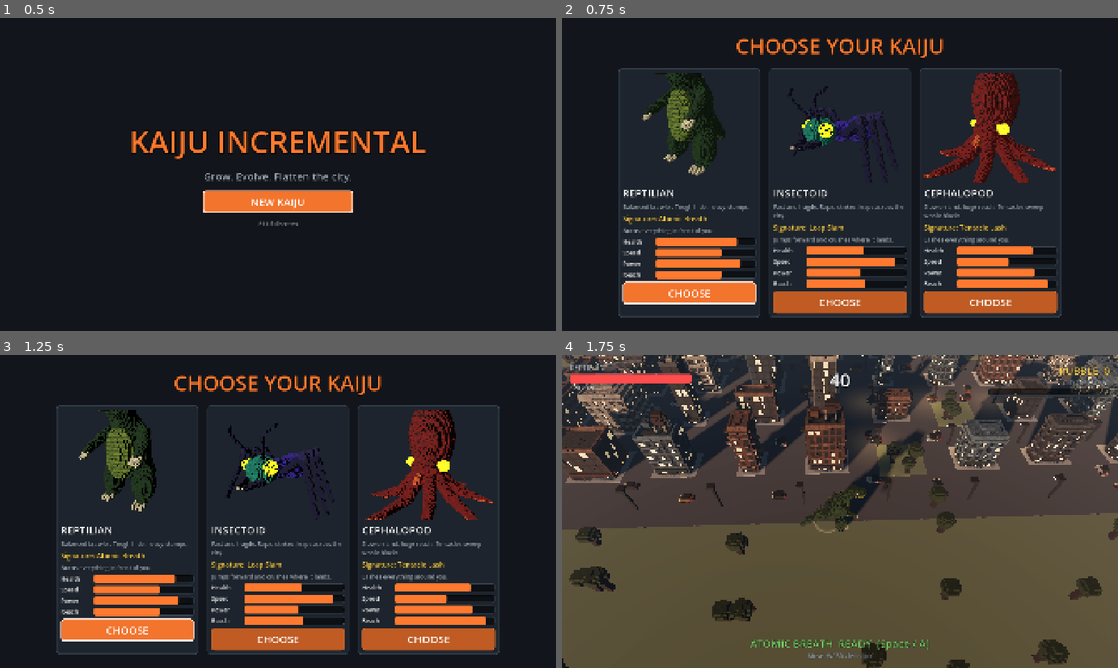
Above: before the commit, frames 1-4 (two rows, left to right).
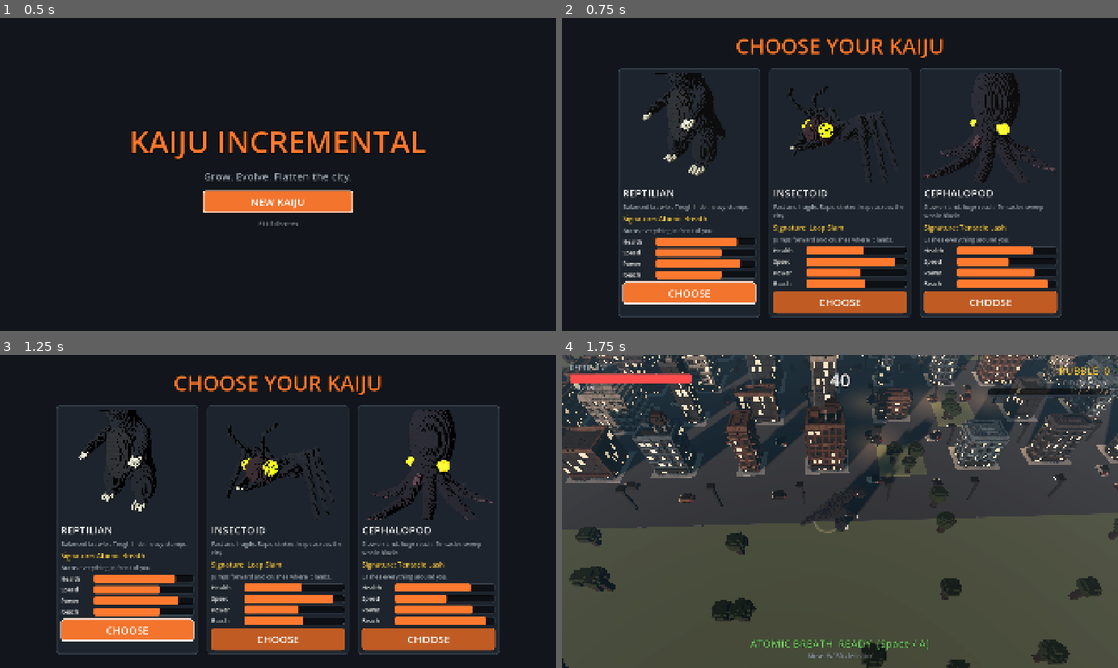
Above: after the commit, the same moments.

Repository: gabebartolo-spec/Kaiju-Incremental
Game: Godot game, scene res://scenes/main.tscn
Same seed, same stepped clock (60 frames per second), same inputs: the game is played once before the commit and once after it.
Inputs (mouse positions are in pixels of both pictures, inside the frame that each line leads up to):
- Up to frame 1 (0.5 s): no input
- Up to frame 2 (0.75 s): click "NEW KAIJU" at 0.5 s
- Up to frame 3 (1.25 s): no input
- Up to frame 4 (1.75 s): move the mouse to (962, 495) at 1.27 s; hold D (move_right) from 1.28 s (still down); tap Space (signature) at 1.35 s

Frame 1 is identical in both runs. In frame 2, 4.0% of the frame differs, in the area x 14-89%, y 17-53%; in frame 3, 3.4%; in frame 4, 2.6%.

Commit message:
Reference look: ragged carving, smoke and embers, blue-hour grade, Jolt debris, voxelizer pipeline
Co-Authored-By: Claude Opus 5.5 <noreply@anthropic.com>

Diff:
--- a/data/looks.json
+++ b/data/looks.json
@@ -4,22 +4,22 @@
 		{
 			"id": "concrete",
 			"label": "C",
-			"name": "Concrete Realism (evening)",
-			"sky_top": "2e4466",
-			"sky_horizon": "e6a26e",
-			"ambient": 0.38,
-			"sun_color": "ffb27a",
-			"sun_energy": 1.15,
-			"sun_pitch": -14,
-			"fog_color": "8f98a8",
-			"fog_density": 0.002,
-			"saturation": 0.95,
-			"contrast": 1.12,
-			"glow": 0.6,
+			"name": "Concrete Realism (blue hour)",
+			"sky_top": "1c2f48",
+			"sky_horizon": "b88468",
+			"ambient": 0.9,
+			"sun_color": "ffb48a",
+			"sun_energy": 0.75,
+			"sun_pitch": -12,
+			"fog_color": "6a8090",
+			"fog_density": 0.004,
+			"saturation": 0.9,
+			"contrast": 1.15,
+			"glow": 0.7,
 			"voxel_inset": 0.99,
 			"color_noise": 0.08,
-			"window_lit": 0.22,
-			"window_glow": 1.0,
+			"window_lit": 0.28,
+			"window_glow": 1.3,
 			"accent_glow": 0.0,
 			"kaiju_lift": 0.0,
 			"styles": [
@@ -35,7 +35,8 @@
 			"outskirts": "5d6b4a",
 			"asphalt": "3e4044",
 			"lot": "8c8a84",
-			"lamp_energy": 2.2
+			"lamp_energy": 2.6,
+			"ambient_color": "4d6a80"
 		}
 	]
 }
--- a/data/species.json
+++ b/data/species.json
@@ -1,28 +1,82 @@
 {
 	"species": [
 		{
-			"id": "reptilian", "name": "Reptilian",
+			"id": "reptilian",
+			"name": "Reptilian",
 			"blurb": "Balanced brawler. Tough hide, heavy stomps.",
-			"ability": {"type": "cone", "name": "Atomic Breath", "hint": "Burns everything in front of you."},
-			"stats": {"hp": 120, "speed": 5.0, "stomp_damage": 10, "stomp_radius": 2.5, "stomp_interval": 0.7,
-				"ability_damage": 30, "ability_cooldown": 7.0, "ability_range": 9.0},
-			"colors": {"body": "4f7d3a", "belly": "a8b86a", "accent": "2e4a24", "eye": "ff5a1f"}
+			"ability": {
+				"type": "cone",
+				"name": "Atomic Breath",
+				"hint": "Burns everything in front of you."
+			},
+			"stats": {
+				"hp": 120,
+				"speed": 5.0,
+				"stomp_damage": 10,
+				"stomp_radius": 2.5,
+				"stomp_interval": 0.7,
+				"ability_damage": 30,
+				"ability_cooldown": 7.0,
+				"ability_range": 9.0
+			},
+			"colors": {
+				"body": "2c3127",
+				"belly": "5a5640",
+				"accent": "161a14",
+				"eye": "ff4a14"
+			}
 		},
 		{
-			"id": "insectoid", "name": "Insectoid",
+			"id": "insectoid",
+			"name": "Insectoid",
 			"blurb": "Fast and fragile. Rapid strikes, leaps across the city.",
-			"ability": {"type": "leap", "name": "Leap Slam", "hint": "Jumps forward and crushes where it lands."},
-			"stats": {"hp": 80, "speed": 7.0, "stomp_damage": 6, "stomp_radius": 2.2, "stomp_interval": 0.45,
-				"ability_damage": 22, "ability_cooldown": 4.5, "ability_range": 4.0},
-			"colors": {"body": "7a5cc8", "belly": "2fb8a6", "accent": "3e2f78", "eye": "ffe14d"}
+			"ability": {
+				"type": "leap",
+				"name": "Leap Slam",
+				"hint": "Jumps forward and crushes where it lands."
+			},
+			"stats": {
+				"hp": 80,
+				"speed": 7.0,
+				"stomp_damage": 6,
+				"stomp_radius": 2.2,
+				"stomp_interval": 0.45,
+				"ability_damage": 22,
+				"ability_cooldown": 4.5,
+				"ability_range": 4.0
+			},
+			"colors": {
+				"body": "2a1f1c",
+				"belly": "6e3a1e",
+				"accent": "120d0c",
+				"eye": "d8ff2a"
+			}
 		},
 		{
-			"id": "cephalopod", "name": "Cephalopod",
+			"id": "cephalopod",
+			"name": "Cephalopod",
 			"blurb": "Slow on land, huge reach. Tentacles sweep whole blocks.",
-			"ability": {"type": "ring", "name": "Tentacle Lash", "hint": "Lashes everything around you."},
-			"stats": {"hp": 110, "speed": 3.8, "stomp_damage": 9, "stomp_radius": 3.6, "stomp_interval": 0.8,
-				"ability_damage": 26, "ability_cooldown": 6.0, "ability_range": 8.0},
-			"colors": {"body": "b8452f", "belly": "f0a070", "accent": "6e2418", "eye": "ffe14d"}
+			"ability": {
+				"type": "ring",
+				"name": "Tentacle Lash",
+				"hint": "Lashes everything around you."
+			},
+			"stats": {
+				"hp": 110,
+				"speed": 3.8,
+				"stomp_damage": 9,
+				"stomp_radius": 3.6,
+				"stomp_interval": 0.8,
+				"ability_damage": 26,
+				"ability_cooldown": 6.0,
+				"ability_range": 8.0
+			},
+			"colors": {
+				"body": "4a2a36",
+				"belly": "9a7a78",
+				"accent": "1e1016",
+				"eye": "ffd23a"
+			}
 		}
 	]
 }
--- a/project.godot
+++ b/project.godot
@@ -37,3 +37,7 @@
 [rendering]
 
 anti_aliasing/quality/msaa_3d=2
+
+[physics]
+
+3d/physics_engine="Jolt Physics"
--- a/scenes/building_view.gd
+++ b/scenes/building_view.gd
@@ -50,6 +50,45 @@
 	return out
 
 
+## Bites ragged edges into the chunks around a hole, so walls look chewed rather than cut
+## along the chunk grid: voxels of standing neighbours within a voxel or two of the broken
+## chunks vanish at random. Cosmetic only; the sim's chunks are unchanged.
+func chip(broken: Array[Vector3i], rng: RandomNumberGenerator) -> Array[Dictionary]:
+	var res := BuildingVoxels.RES
+	var gone := {}
+	for c: Vector3i in broken:
+		gone[c] = true
+	var out: Array[Dictionary] = []
+	var seen := {}
+	for c: Vector3i in broken:
+		var lo := c * res
+		var hi := lo + Vector3i(res - 1, res - 1, res - 1)
+		for dx: int in range(-1, 2):
+			for dy: int in range(-1, 2):
+				for dz: int in range(-1, 2):
+					var n := c + Vector3i(dx, dy, dz)
+					if gone.has(n) or seen.has(n) or not _by_chunk.has(n):
+						continue
+					seen[n] = true
+					var list: PackedInt32Array = _by_chunk[n]
+					for i: int in list:
+						var cell := voxels.vox.built_cells[i]
+						var far := maxi(
+							maxi(
+								maxi(lo.x - cell.x, cell.x - hi.x),
+								maxi(lo.y - cell.y, cell.y - hi.y)
+							),
+							maxi(lo.z - cell.z, cell.z - hi.z)
+						)
+						var chance := 0.55 if far <= 1 else (0.2 if far == 2 else 0.0)
+						if rng.randf() < chance:
+							var t := _mm.get_instance_transform(i)
+							if t.basis != HIDDEN:
+								out.append({"pos": t.origin, "color": _mm.get_instance_color(i)})
+								_mm.set_instance_transform(i, Transform3D(HIDDEN, t.origin))
+	return out
+
+
 ## Lifts these chunks out into a separate piece pivoting at `pivot` (world); hides them here.
 func lift_piece(cells: Array[Vector3i], pivot: Vector3) -> Node3D:
 	var parts := hide_chunks(cells)
--- a/scenes/city_view.gd
+++ b/scenes/city_view.gd
@@ -4,9 +4,9 @@
 ## structural chunk), falling sections, physics debris, fires, dust and sparks (Fx), rings,
 ## flames and floating text. Draws only; RampageSim decides what breaks and what falls.
 
-const MAX_DEBRIS := 320
-const DEBRIS_PER_CHUNK := 3
-const DEBRIS_PER_LANDING := 70
+const MAX_DEBRIS := 600
+const DEBRIS_PER_CHUNK := 8
+const DEBRIS_PER_LANDING := 160
 const MAX_FIRES := 30
 
 var sim: RampageSim
@@ -74,6 +74,8 @@
 	env.ambient_light_energy = Look.value("ambient")
 	env.tonemap_mode = Environment.TONE_MAPPER_AGX
 	env.ssao_enabled = true
+	env.ssao_intensity = 2.5
+	env.ssao_radius = 1.5
 	env.fog_enabled = Look.value("fog_density") > 0.0
 	env.fog_light_color = Look.color("fog_color")
 	env.fog_density = Look.value("fog_density")
@@ -148,6 +150,7 @@
 func chunks_broken(index: int, cells: Array[Vector3i], kaiju_at: Vector3) -> void:
 	var view := _views[index]
 	var parts := view.hide_chunks(cells)
+	parts.append_array(view.chip(cells, _rng))
 	var b := sim.buildings[index]
 	var centre := Vector3(b.x, 0, b.z)
 	var away := (centre - Vector3(kaiju_at.x, 0, kaiju_at.z)).normalized()
@@ -255,12 +258,12 @@
 	var body := RigidBody3D.new()
 	var shape := CollisionShape3D.new()
 	var box_shape := BoxShape3D.new()
-	box_shape.size = Vector3.ONE * 0.5
+	box_shape.size = Vector3.ONE * BuildingVoxels.VOXEL
 	shape.shape = box_shape
 	body.add_child(shape)
 	var mi := MeshInstance3D.new()
 	var mesh := BoxMesh.new()
-	mesh.size = Vector3.ONE * 0.5
+	mesh.size = Vector3.ONE * BuildingVoxels.VOXEL * 0.95
 	var mat := StandardMaterial3D.new()
 	mat.albedo_color = Color(color, 1.0).lightened(Look.value("debris_lift"))
 	mesh.material = mat
--- a/scenes/fire.gd
+++ b/scenes/fire.gd
@@ -1,11 +1,14 @@
 class_name Fire
 extends Node3D
-## A burning ruin: a flickering orange light that really lights the street, voxel flames
-## rising and shrinking, and a column of grey smoke. Presentation only.
+## A burning ruin: a flickering orange light that really lights the street, voxel flames rising
+## and shrinking, embers drifting up, and a thick column of dark smoke that leans with the wind.
+## Presentation only.
 
+const SMOKE_SHADER := preload("res://scenes/smoke.gdshader")
 const FLAME_COLORS: Array[Color] = [
 	Color("fff1a0"), Color("ffb040"), Color("e85a1c"), Color("5a2a18")
 ]
+const WIND := Vector3(0.9, 0.0, 0.4)
 
 var _light: OmniLight3D
 var _base_energy: float
@@ -22,8 +25,9 @@
 	_light.light_energy = _base_energy
 	_light.position = Vector3(0, 1.0 + size * 0.5, 0)
 	add_child(_light)
-	add_child(_particles(size, true))
-	add_child(_particles(size, false))
+	add_child(_flames(size))
+	add_child(_embers(size))
+	add_child(_smoke(size))
 
 
 func _process(delta: float) -> void:
@@ -32,46 +36,97 @@
 	_light.light_energy = _base_energy * flicker
 
 
-func _particles(size: float, flames: bool) -> GPUParticles3D:
-	var p := GPUParticles3D.new()
-	p.amount = roundi((40 if flames else 24) * maxf(1.0, size))
-	p.lifetime = 0.9 if flames else 3.5
+func _flames(size: float) -> GPUParticles3D:
+	var mat := _base(size * 0.6, 12.0, Vector3(0, 2.5, 0), Vector2(0.8, 2.0))
+	_scale(mat, Vector2(0.6, 1.4), Vector2(1.0, 0.1))
+	_ramp(mat, PackedColorArray(FLAME_COLORS), PackedFloat32Array([0.0, 0.3, 0.65, 1.0]))
+	return _system(mat, _cube(0.25, true), roundi(40 * maxf(1.0, size)), 0.9)
+
+
+func _embers(size: float) -> GPUParticles3D:
+	var mat := _base(size * 0.8, 35.0, WIND * 0.6 + Vector3(0, 1.2, 0), Vector2(1.5, 4.0))
+	_scale(mat, Vector2(0.4, 1.0), Vector2(1.0, 0.3))
+	_ramp(mat, PackedColorArray([Color("ffe9a0"), Color("ff6a1a")]), PackedFloat32Array([0.0, 1.0]))
+	return _system(mat, _cube(0.08, true), roundi(20 * maxf(1.0, size)), 2.8)
+
+
+func _smoke(size: float) -> GPUParticles3D:
+	var mat := _base(size * 0.7, 18.0, WIND + Vector3(0, 0.5, 0), Vector2(1.2, 2.2))
+	_scale(mat, Vector2(1.6, 3.2), Vector2(0.5, 2.2))
+	_ramp(
+		mat,
+		PackedColorArray(
+			[
+				Color(0.12, 0.11, 0.11, 0.0),
+				Color(0.16, 0.15, 0.15, 0.85),
+				Color(0.32, 0.32, 0.34, 0.0)
+			]
+		),
+		PackedFloat32Array([0.0, 0.12, 1.0])
+	)
+	var quad := QuadMesh.new()
+	quad.size = Vector2.ONE * (1.4 + size * 0.5)
+	var draw := ShaderMaterial.new()
+	draw.shader = SMOKE_SHADER
+	quad.material = draw
+	var p := _system(mat, quad, roundi(26 * maxf(1.0, size)), 7.0)
+	p.position.y = 0.8
+	p.visibility_aabb = AABB(Vector3(-20, -2, -20), Vector3(40, 40, 40))
+	return p
+
+
+func _base(
+	spread_box: float, spread: float, gravity: Vector3, speed: Vector2
+) -> ParticleProcessMaterial:
 	var mat := ParticleProcessMaterial.new()
 	mat.emission_shape = ParticleProcessMaterial.EMISSION_SHAPE_BOX
-	mat.emission_box_extents = Vector3(size * 0.6, 0.2, size * 0.6)
+	mat.emission_box_extents = Vector3(spread_box, 0.2, spread_box)
 	mat.direction = Vector3.UP
-	mat.spread = 12.0
-	mat.gravity = Vector3(0, 2.5 if flames else 0.6, 0)
-	mat.initial_velocity_min = 0.8 if flames else 1.2
-	mat.initial_velocity_max = 2.0 if flames else 2.0
-	mat.scale_min = 0.6
-	mat.scale_max = 1.4 if flames else 2.4
-	var shrink := Curve.new()
-	shrink.add_point(Vector2(0, 1.0 if flames else 0.5))
-	shrink.add_point(Vector2(1, 0.1 if flames else 1.3))
-	var shrink_tex := CurveTexture.new()
-	shrink_tex.curve = shrink
-	mat.scale_curve = shrink_tex
+	mat.spread = spread
+	mat.gravity = gravity
+	mat.initial_velocity_min = speed.x
+	mat.initial_velocity_max = speed.y
+	return mat
+
+
+func _scale(mat: ParticleProcessMaterial, span: Vector2, over_life: Vector2) -> void:
+	mat.scale_min = span.x
+	mat.scale_max = span.y
+	var curve := Curve.new()
+	curve.add_point(Vector2(0, over_life.x))
+	curve.add_point(Vector2(1, over_life.y))
+	var tex := CurveTexture.new()
+	tex.curve = curve
+	mat.scale_curve = tex
+
+
+func _ramp(
+	mat: ParticleProcessMaterial, colors: PackedColorArray, offsets: PackedFloat32Array
+) -> void:
 	var ramp := Gradient.new()
-	if flames:
-		ramp.colors = PackedColorArray(FLAME_COLORS)
-		ramp.offsets = PackedFloat32Array([0.0, 0.3, 0.65, 1.0])
-	else:
-		ramp.colors = PackedColorArray([Color(0.35, 0.33, 0.32, 0.85), Color(0.5, 0.5, 0.5, 0.0)])
-		ramp.offsets = PackedFloat32Array([0.0, 1.0])
-	var ramp_tex := GradientTexture1D.new()
-	ramp_tex.gradient = ramp
-	mat.color_ramp = ramp_tex
+	ramp.colors = colors
+	ramp.offsets = offsets
+	var tex := GradientTexture1D.new()
+	tex.gradient = ramp
+	mat.color_ramp = tex
+
+
+func _system(mat: ParticleProcessMaterial, mesh: Mesh, amount: int, life: float) -> GPUParticles3D:
+	var p := GPUParticles3D.new()
 	p.process_material = mat
+	p.draw_pass_1 = mesh
+	p.amount = amount
+	p.lifetime = life
+	p.position = Vector3(0, 0.2, 0)
+	return p
+
+
+func _cube(size: float, glowing: bool) -> BoxMesh:
 	var cube := BoxMesh.new()
-	cube.size = Vector3.ONE * (0.25 if flames else 0.5)
+	cube.size = Vector3.ONE * size
 	var draw := StandardMaterial3D.new()
 	draw.vertex_color_use_as_albedo = true
-	if flames:
+	if glowing:
 		draw.shading_mode = BaseMaterial3D.SHADING_MODE_UNSHADED
-	else:
-		draw.transparency = BaseMaterial3D.TRANSPARENCY_ALPHA
 	cube.material = draw
-	p.draw_pass_1 = cube
-	p.position = Vector3(0, 0.2, 0)
-	return p
+	return cube
--- a/scenes/fx.gd
+++ b/scenes/fx.gd
@@ -5,9 +5,10 @@
 ## at start (prewarm) so its shaders compile before play instead of freezing the first time.
 
 const SHOCKWAVE := preload("res://scenes/shockwave.gdshader")
+const SMOKE := preload("res://scenes/smoke.gdshader")
 
 var _dust_mat: ParticleProcessMaterial
-var _dust_mesh: BoxMesh
+var _dust_mesh: Mesh
 var _spark_mat: ParticleProcessMaterial
 var _spark_mesh: BoxMesh
 
@@ -25,7 +26,7 @@
 			"colors": [Color(0.62, 0.58, 0.52, 0.75), Color(0.5, 0.48, 0.45, 0.0)],
 		}
 	)
-	_dust_mesh = _cube(0.6, false)
+	_dust_mesh = _puff(1.4)
 	_spark_mat = _particle_mat(
 		{
 			"spread": 60.0,
@@ -128,6 +129,16 @@
 	return mat
 
 
+## A soft camera-facing puff (the smoke shader), for dust clouds.
+func _puff(size: float) -> QuadMesh:
+	var quad := QuadMesh.new()
+	quad.size = Vector2.ONE * size
+	var mat := ShaderMaterial.new()
+	mat.shader = SMOKE
+	quad.material = mat
+	return quad
+
+
 func _cube(size: float, bright: bool) -> BoxMesh:
 	var cube := BoxMesh.new()
 	cube.size = Vector3.ONE * size
--- a/scenes/kaiju_model.gd
+++ b/scenes/kaiju_model.gd
@@ -8,6 +8,10 @@
 const RES := 5
 const DESIGN_UNIT := 0.6
 const VOXEL := DESIGN_UNIT / RES
+## Height in world units of a voxelized model at body scale 1.
+const MODEL_HEIGHT := 10.0
+## Render layer bit lit by the kaiju-only rim light (layer 1 stays on for the world lights).
+const RIM_LAYER := 2
 const IVORY := Color("e8e0c8")
 const PUPIL := Color("15130f")
 
@@ -25,6 +29,13 @@
 		_colors[key] = Color(str(colors[key]))
 	_body = Node3D.new()
 	add_child(_body)
+	_vox.salt = 7
+	# A voxelized sculpt (tools/blender/voxelize.py, D-012) replaces the code-built body.
+	_add_rim_light()
+	var height := Kvox.load_into("res://assets/kaiju/%s.kvox" % species_id, _vox)
+	if height > 0:
+		_body.add_child(_lit(_vox.build({}, MODEL_HEIGHT / height, _glow(), Vector3.ZERO)))
+		return
 	match species_id:
 		"insectoid":
 			_insectoid()
@@ -32,8 +43,18 @@
 			_cephalopod()
 		_:
 			_reptilian()
-	_vox.salt = 7
-	_body.add_child(_vox.build(_palette(), VOXEL, _glow(), Vector3.ZERO))
+	_body.add_child(_lit(_vox.build(_palette(), VOXEL, _glow(), Vector3.ZERO)))
+
+
+## A cool rim light from behind and above that only lights the kaiju (render layer 2), so a dark
+## hide still shows its shape against a dark city.
+func _add_rim_light() -> void:
+	var rim := DirectionalLight3D.new()
+	rim.light_color = Color("9fc4ff")
+	rim.light_energy = 1.6
+	rim.light_cull_mask = RIM_LAYER
+	rim.rotation_degrees = Vector3(-35, 160, 0)
+	add_child(rim)
 
 
 ## moving: 0..1 how hard the kaiju is walking this frame.
@@ -48,6 +69,11 @@
 
 func stomp() -> void:
 	_squash = 1.0
+
+
+func _lit(mmi: MultiMeshInstance3D) -> MultiMeshInstance3D:
+	mmi.layers = 1 | RIM_LAYER
+	return mmi
 
 
 func _glow() -> float:
--- /dev/null
+++ b/scenes/kvox.gd
@@ -0,0 +1,31 @@
+class_name Kvox
+extends RefCounted
+## Reads a .kvox voxel model (tools/blender/voxelize.py): the shell of a textured model on a
+## grid, one colour per voxel. y up, facing -Z, feet on y = 0, centred in x and z.
+
+const MAGIC := "KVOX"
+
+
+## Fills `vox` with the model's voxels (direct colours). Returns the model's height in voxels,
+## or 0 if the file is missing or not a .kvox.
+static func load_into(path: String, vox: VoxelBuilder) -> int:
+	if not FileAccess.file_exists(path):
+		return 0
+	var f := FileAccess.open(path, FileAccess.READ)
+	if f == null or f.get_buffer(4).get_string_from_ascii() != MAGIC:
+		return 0
+	f.get_32()  # version
+	var count := f.get_32()
+	var height := f.get_16()
+	for _i: int in count:
+		var x := _signed16(f.get_16())
+		var y := _signed16(f.get_16())
+		var z := _signed16(f.get_16())
+		var color := Color8(f.get_8(), f.get_8(), f.get_8())
+		f.get_8()  # flags
+		vox.put_color(Vector3i(x, y, z), color)
+	return height
+
+
+static func _signed16(v: int) -> int:
+	return v - 65536 if v >= 32768 else v
--- /dev/null
+++ b/scenes/smoke.gdshader
@@ -0,0 +1,36 @@
+shader_type spatial;
+render_mode blend_mix, depth_draw_never, cull_disabled, shadows_disabled;
+// Soft billboard smoke puff: a round, noisy, dark mass that is lit dimly by the scene and
+// thins out at its edges. Colour and alpha come from the particle (COLOR).
+
+uniform float softness = 0.55;
+
+float hash(vec2 p) {
+	return fract(sin(dot(p, vec2(127.1, 311.7))) * 43758.5453);
+}
+
+float noise(vec2 p) {
+	vec2 i = floor(p);
+	vec2 f = fract(p);
+	f = f * f * (3.0 - 2.0 * f);
+	return mix(mix(hash(i), hash(i + vec2(1.0, 0.0)), f.x),
+		mix(hash(i + vec2(0.0, 1.0)), hash(i + vec2(1.0, 1.0)), f.x), f.y);
+}
+
+void vertex() {
+	// Face the camera.
+	MODELVIEW_MATRIX = VIEW_MATRIX * mat4(
+		INV_VIEW_MATRIX[0] * length(MODEL_MATRIX[0].xyz),
+		INV_VIEW_MATRIX[1] * length(MODEL_MATRIX[1].xyz),
+		INV_VIEW_MATRIX[2] * length(MODEL_MATRIX[2].xyz),
+		MODEL_MATRIX[3]);
+}
+
+void fragment() {
+	vec2 p = UV * 2.0 - 1.0;
+	float n = noise(UV * 5.0 + COLOR.rg * 13.0) * 0.6 + noise(UV * 11.0) * 0.4;
+	float round_mask = 1.0 - smoothstep(softness, 1.0, length(p) + (n - 0.5) * 0.5);
+	ALBEDO = COLOR.rgb * (0.75 + 0.35 * n);
+	ROUGHNESS = 1.0;
+	ALPHA = COLOR.a * round_mask;
+}
--- a/scenes/voxel_builder.gd
+++ b/scenes/voxel_builder.gd
@@ -5,11 +5,14 @@
 ## Buried cells (all six neighbours filled) are skipped: they can never be seen and would
 ## show through the gaps between voxels.
 
+const DIRECT := "#"
 const NEIGHBOURS: Array[Vector3i] = [
 	Vector3i.LEFT, Vector3i.RIGHT, Vector3i.UP, Vector3i.DOWN, Vector3i.FORWARD, Vector3i.BACK
 ]
 
 var cells: Dictionary = {}
+## Per-cell colours for cells keyed DIRECT (models voxelized from a texture).
+var colors: Dictionary = {}
 ## Seeds the per-cell colour jitter so neighbouring models do not repeat.
 var salt := 0
 ## Each built instance's cell y, ascending (filled by build()).
@@ -20,6 +23,11 @@
 
 func put(cell: Vector3i, key: String) -> void:
 	cells[cell] = key
+
+
+func put_color(cell: Vector3i, color: Color) -> void:
+	cells[cell] = DIRECT
+	colors[cell] = color
 
 
 func has(cell: Vector3i) -> bool:
@@ -127,7 +135,8 @@
 	for i: int in shown.size():
 		var cell := shown[i]
 		sorted_y[i] = cell.y
-		var base: Color = palette.get(str(cells[cell]), Color.MAGENTA)
+		var key: String = cells[cell]
+		var base: Color = colors[cell] if key == DIRECT else palette.get(key, Color.MAGENTA)
 		mm.set_instance_transform(i, Transform3D(Basis(), origin + Vector3(cell) * voxel + lift))
 		mm.set_instance_color(i, Look.jitter(base, cell, salt))
 	var mmi := MultiMeshInstance3D.new()
--- a/tools/capture/capture_looks.gd
+++ b/tools/capture/capture_looks.gd
@@ -9,6 +9,7 @@
 
 const SETTLE := 12
 const DEBRIS_FRAMES := 9
+const FALL_FRAMES := 240
 const STAGE_AT := Vector2(13.5, 31.5)
 const CAMERA_OFFSET := Vector3(0, 27, 19)
 const LINEUP_SPACING := 13.0
@@ -79,6 +80,9 @@
 		stage.add_child(tank)
 		tank.look_at_from_position(tank.position, at, Vector3.UP, true)
 	city.flash(at + Vector3(-7.0, 1.0, 9.0), Color("ffc070"), 4.0, 0.4)
+	for _f: int in FALL_FRAMES:  # let the undermined towers topple and land
+		_send(sim.step(1.0 / 60.0, Vector2.ZERO, false), city, at)
+		await process_frame
 	city.ring(at, sim.stomp_radius(), Color(1, 0.85, 0.6, 0.7), 0.35)
 	await _frames(DEBRIS_FRAMES)
 	_shot("%s_city" % id)
@@ -116,7 +120,11 @@
 
 ## Sends the sim's pending events to the city view (what Rampage does each frame).
 func _route(sim: RampageSim, city: CityView, at: Vector3) -> void:
-	for event: Dictionary in sim.step(0.0, Vector2.ZERO, false):
+	_send(sim.events.duplicate(), city, at)
+
+
+func _send(events: Array[Dictionary], city: CityView, at: Vector3) -> void:
+	for event: Dictionary in events:
 		match str(event["type"]):
 			"chunks_broken":
 				var cells: Array[Vector3i] = event["cells"]
Not shown, added: scenes/kvox.gd.uid
Not shown, added: scenes/smoke.gdshader.uid
Not shown, changed: docs/DECISIONS.md
Not shown, added: docs/provenance/tripo.md
Not shown, added: tools/blender/voxelize.py
